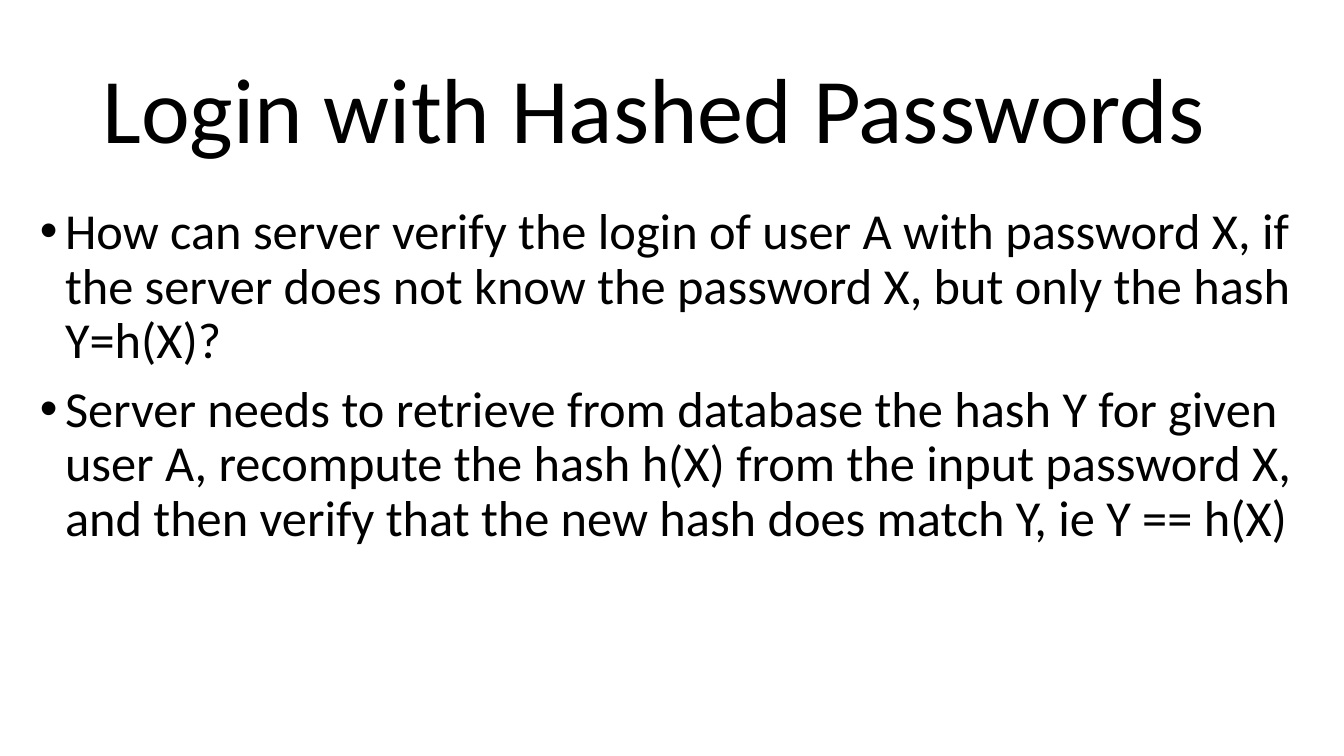
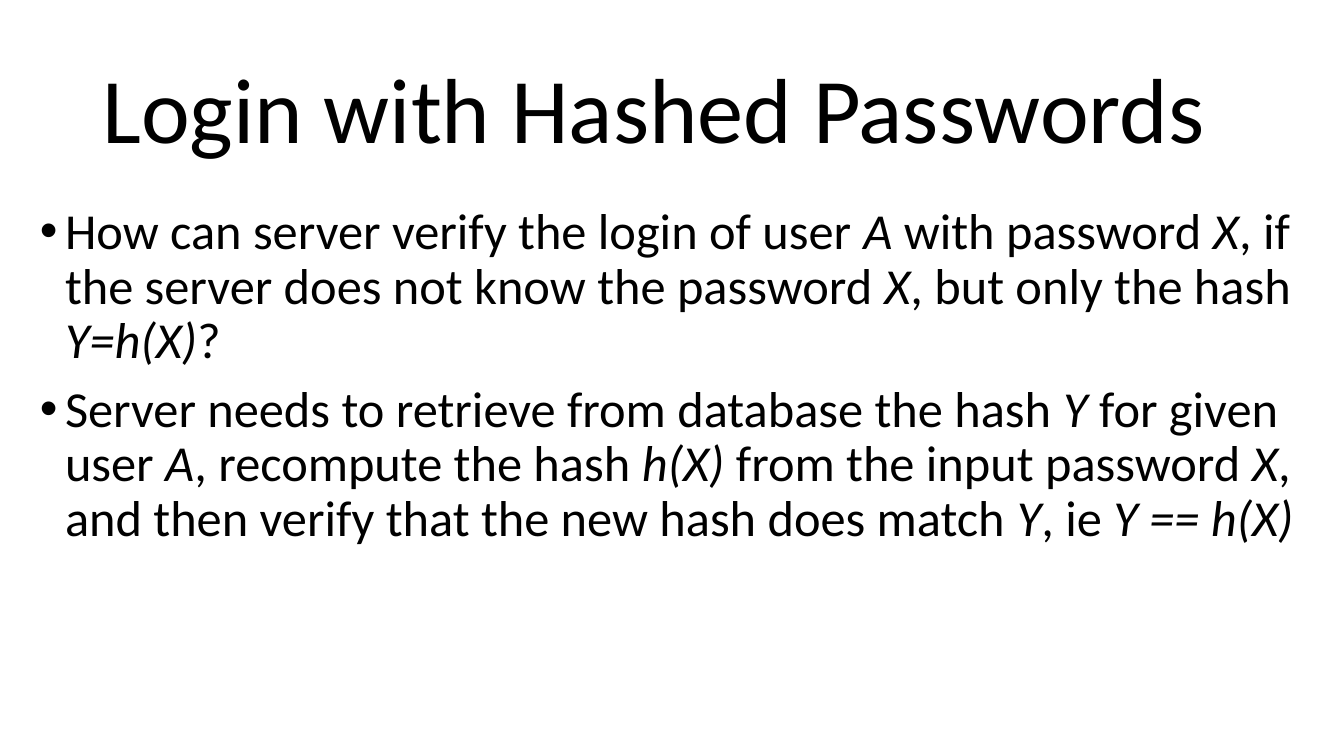
Before and after one commit to arcuri82/testing_security_development_enterprise_systems, a slide deck: slide 20 of doc/intro/slides/lesson_10_security.pptx. Drawn at 1344x756 pixels with LibreOffice and Linux fonts; fonts in the diff are those of the drawing. Boxes give left, top, right and bottom in pixels: in the first picture for what was removed or moved away, otherwise in the second. Text is boxed around its words. In the diff, an @@ line names an element or a change of style, - is before the commit and + after.

```diff
--- a/doc/intro/slides/lesson_10_security.pptx
+++ b/doc/intro/slides/lesson_10_security.pptx
@@ text "How can server verify the ..." at [65,214,1294,544]: italic on in "A X, X, Y=h(X)?", "Y A, h(X) X, Y, Y == ..." @@
```
Also in this commit, not shown: 4 other slides changed, 5 other files.
